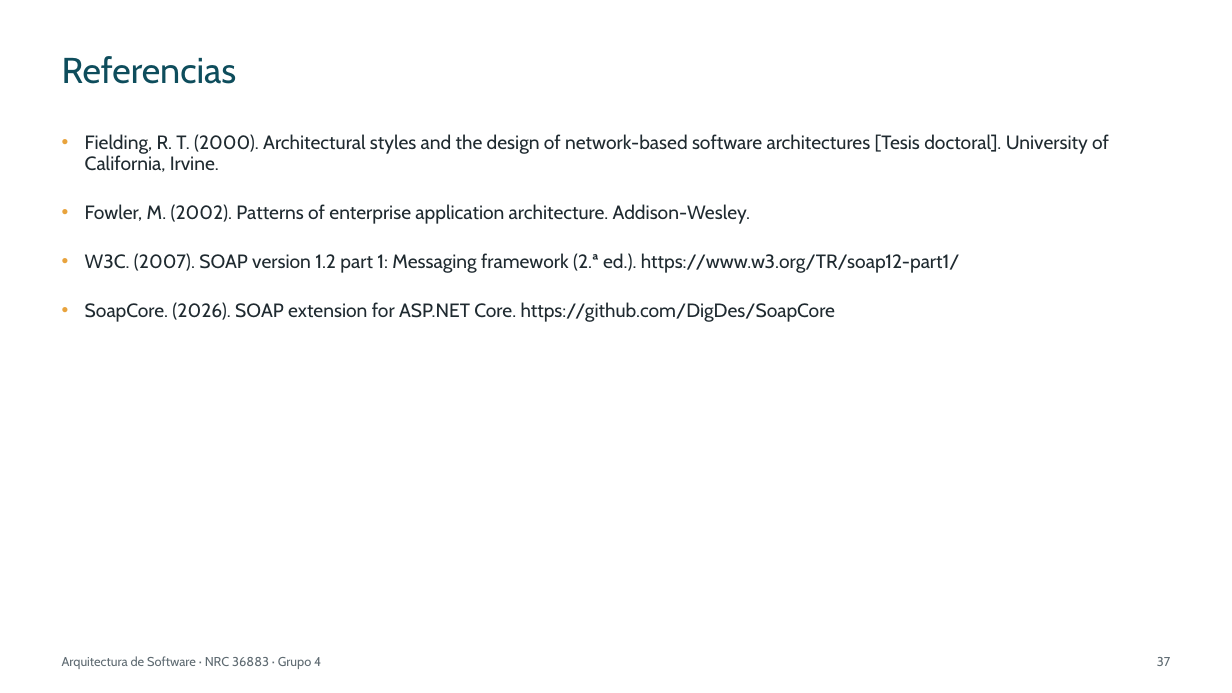
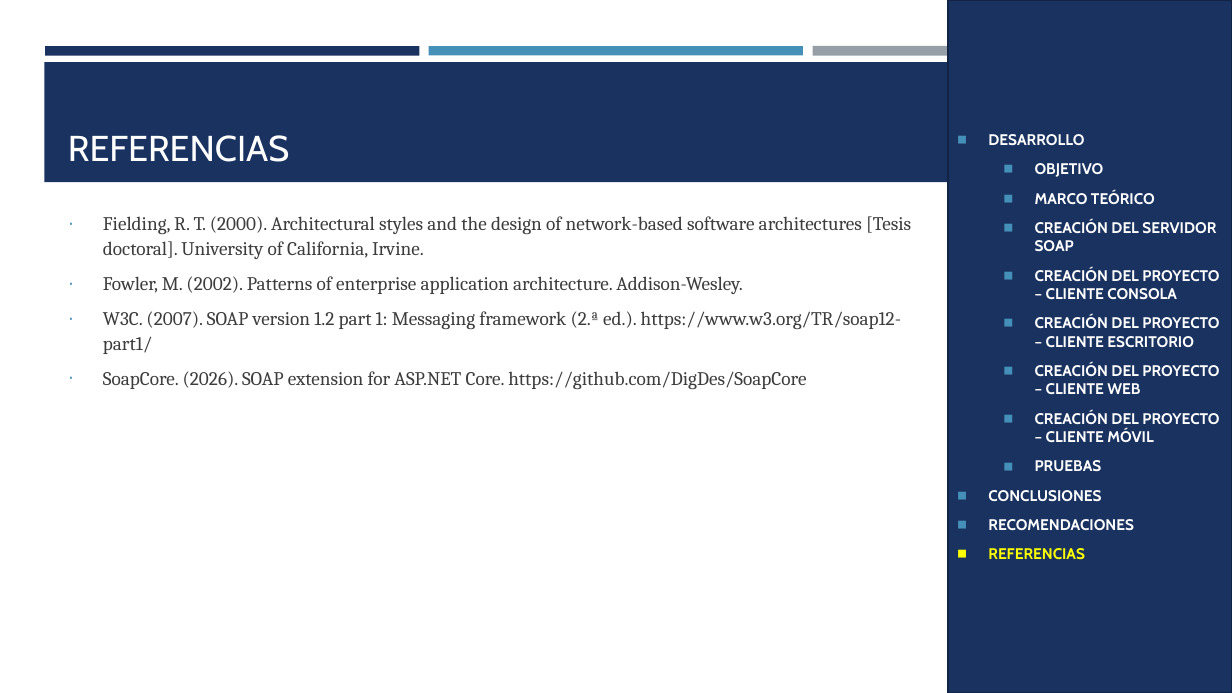
Before and after one commit to IMarcusDev/TI.1.2.-PAO202651_SOAP_DOTNET_SINBDD_NRC_36883_GR04, a slide deck: slide 30 of 05. DOCUMENTACION/PRESENTACION TI.1.2. SOAP sin BDD en DOTNET GR4.pptx (slide 37 before the commit). Drawn at 1232x693 pixels with LibreOffice and Linux fonts; fonts in the diff are those of the drawing. Boxes give left, top, right and bottom in pixels: in the first picture for what was removed or moved away, otherwise in the second. Text is boxed around its words. In the diff, an @@ line names an element or a change of style, - is before the commit and + after.

```diff
--- a/05. DOCUMENTACION/PRESENTACION TI.1.2. SOAP sin BDD en DOTNET GR4.pptx
+++ b/05. DOCUMENTACION/PRESENTACION TI.1.2. SOAP sin BDD en DOTNET GR4.pptx
@@ rectangle added at <box>948,0,1232,693</box>, fill #1A3260, outline #122446 1.75 pt, 12 pt, text #FFFFFF, bold @@
+◼ DESARROLLO
+  ◼ OBJETIVO
+  ◼ MARCO TEÓRICO
+  ◼ CREACIÓN DEL SERVIDOR SOAP
+  ◼ CREACIÓN DEL PROYECTO – CLIENTE CONSOLA
+  ◼ CREACIÓN DEL PROYECTO – CLIENTE ESCRITORIO
+  ◼ CREACIÓN DEL PROYECTO – CLIENTE WEB
+  ◼ CREACIÓN DEL PROYECTO – CLIENTE MÓVIL
+  ◼ PRUEBAS
+◼ CONCLUSIONES
+◼ RECOMENDACIONES
+◼ REFERENCIAS
@@ rectangle added at <box>45,46,420,55</box>, fill #1A3260 @@
@@ rectangle added at <box>429,46,803,55</box>, fill #4590B8 @@
@@ rectangle added at <box>812,46,1187,56</box>, fill #969FA7 @@
@@ rectangle added at <box>44,62,1188,182</box>, fill #1A3260 @@
@@ title "REFERENCIAS" at <box>68,135,289,162</box>: vertical alignment middle to bottom @@
@@ title at <box>68,135,289,162</box>: text changed; text colour #0E4D5C to #FFFFFF @@
-Referencias
+REFERENCIAS
@@ text "Fielding, R. T. (2000). Architectural ...": place and size @@
-text "Fielding, R. T. (2000). Architectural ..." at <box>85,134,1109,322</box>
+text "Fielding, R. T. (2000). Architectural ..." at <box>103,216,911,389</box>
@@ text "Fielding, R. T. (2000). Architectural ..." at <box>103,216,911,389</box>: font Cabin to Cambria, text colour #1F2A30 to #3D3D3D; bullet • to ∙; line spacing 0.9 to 1.07; less space between paragraphs; bullet colour #E8A33D to #4590B8 @@
@@ text removed at <box>62,656,321,669</box> @@
-Arquitectura de Software · NRC 36883 · Grupo 4
@@ page number removed at <box>1157,657,1170,666</box> @@
-37
```
Also in this commit, not shown: 22 other slides changed, 7 slides added, 15 slides removed.
